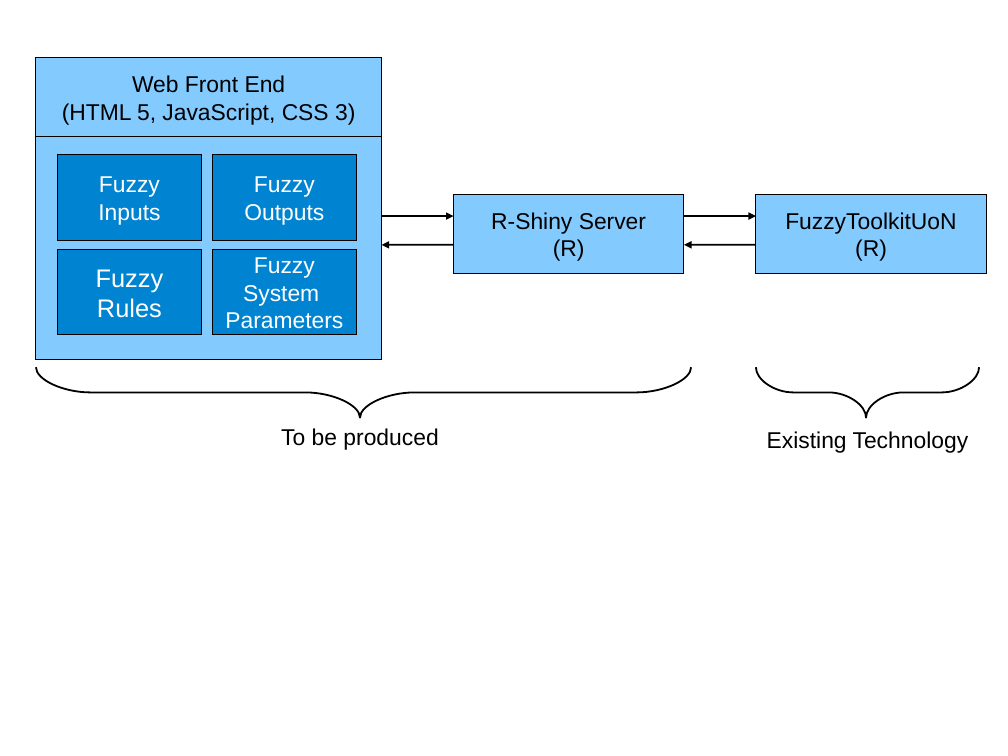
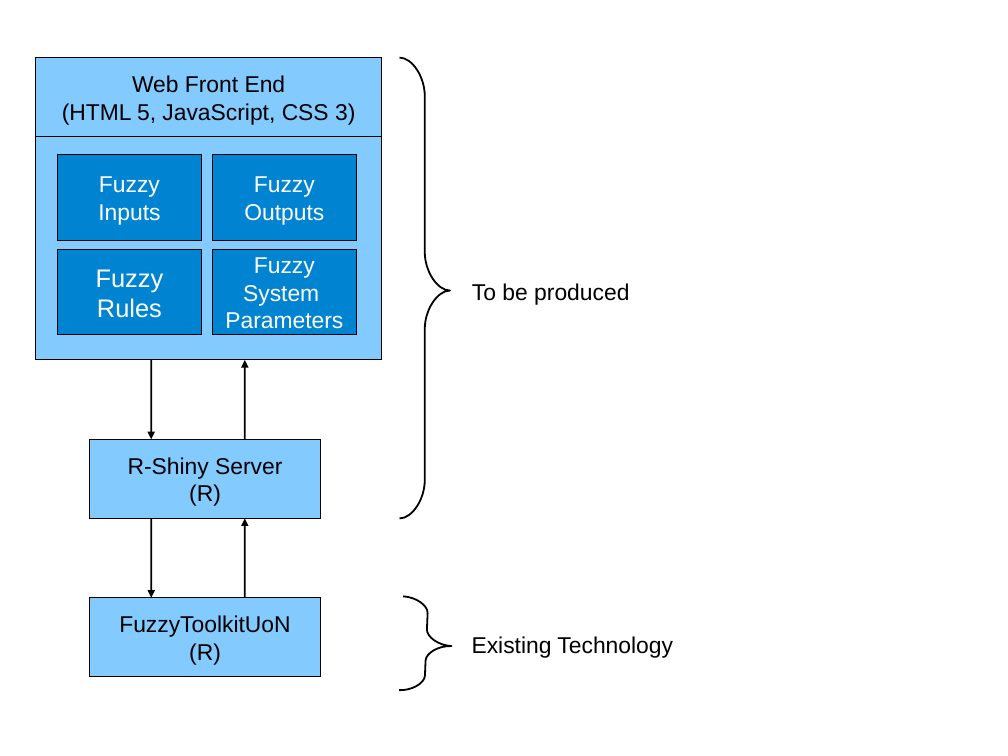
Before and after one commit to nargarawr/ids-github, a slide deck: slide 8 of Documentation/images/designs.odp. Drawn at 1008x756 pixels with LibreOffice and Linux fonts; fonts in the diff are those of the drawing. Boxes give left, top, right and bottom in pixels: in the first picture for what was removed or moved away, otherwise in the second. Text is boxed around its words. In the diff, an @@ line names an element or a change of style, - is before the commit and + after.

```diff
--- a/Documentation/images/designs.odp
+++ b/Documentation/images/designs.odp
@@ freeform shape added at (400,58,450,519), outline #000000 1.42 pt @@
@@ arrow removed from (684, 216) to (756, 216) @@
@@ arrow removed from (756, 245) to (684, 245) @@
@@ text "To be produced": place and size @@
-text "To be produced" at (281,428,438,450)
+text "To be produced" at (472,283,629,305)
@@ freeform shape removed at (36,368,692,418) @@
@@ arrow moved from (381, 216) - (454, 216) to (151, 360) - (151, 439) @@
@@ arrow moved from (454, 245) - (381, 245) to (245, 439) - (245, 360) @@
@@ freeform shape removed at (756,367,979,418) @@
@@ rectangle "R-Shiny Server": place and size @@
-rectangle "R-Shiny Server" at (454,195,684,274)
+rectangle "R-Shiny Server" at (90,439,320,519)
@@ arrow added from (151, 519) to (151, 598), #000000 1.42 pt @@
@@ arrow added from (245, 598) to (245, 519), #000000 1.42 pt @@
@@ rectangle "FuzzyToolkitUoN": place and size @@
-rectangle "FuzzyToolkitUoN" at (756,195,987,274)
+rectangle "FuzzyToolkitUoN" at (90,598,320,678)
@@ freeform shape added at (400,596,454,693), outline #000000 1.42 pt @@
@@ text "Existing Technology": place and size @@
-text "Existing Technology" at (767,431,969,453)
+text "Existing Technology" at (472,636,673,658)
```
Also in this commit, not shown: 12 other files.
